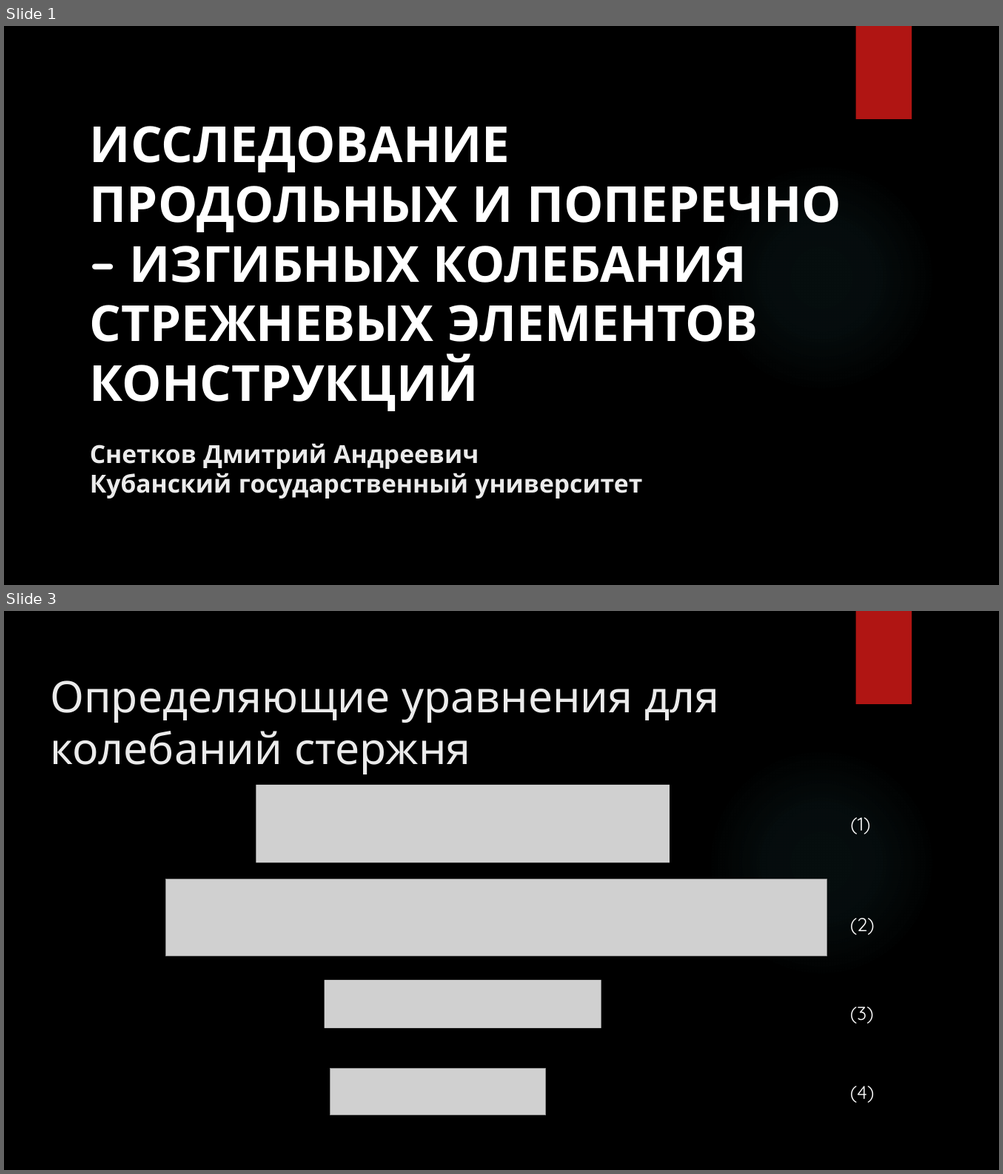
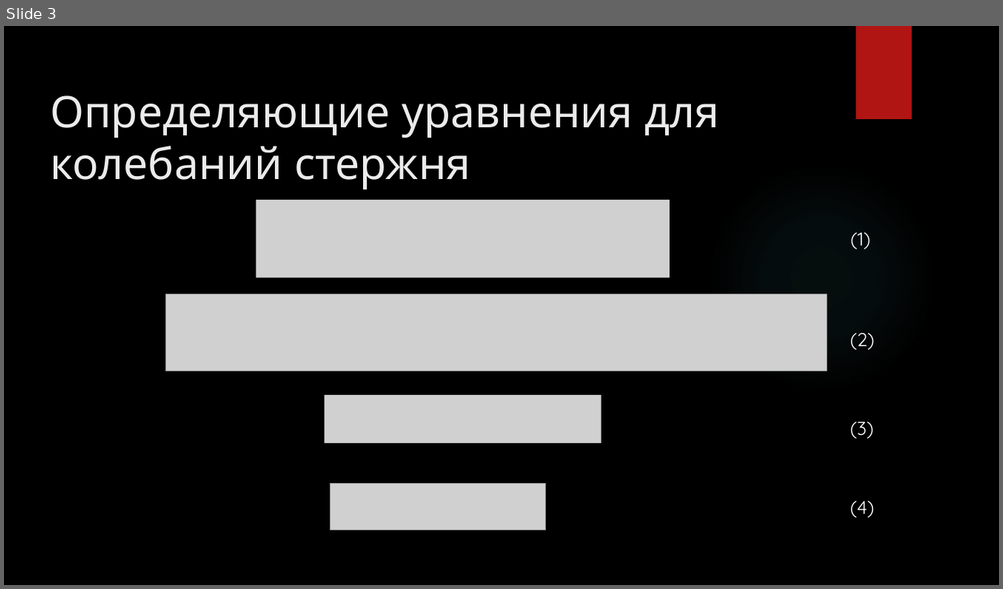
Before and after one commit to dimonFPM/diplom_mag, a slide deck: файлы/презентация/Курсовая_лето_2021_Снетков.pptx. Shown one above the other, each under a label of ours: slides 1 and 3 before the commit, slide 3 after it; the slides between them are not shown. The pictures are 1003x1174 and 1003x589 pixels, drawn with LibreOffice and Linux fonts; fonts in the diff are those of the drawing; grey boxes stand for pictures; background and template pictures are left out. Boxes give left, top, right and bottom in pixels: in the first picture for what was removed or moved away, otherwise in the second. Text is boxed around its words. In the diff, an @@ line names an element or a change of style, - is before the commit and + after.

```diff
--- a/файлы/презентация/Курсовая_лето_2021_Снетков.pptx
+++ b/файлы/презентация/Курсовая_лето_2021_Снетков.pptx
@@ slide 1 removed at (4,26,999,585), background picture (left out); not listed: 2 template elements that a slide beside it also shows @@
@@ text removed at (90,126,841,412) @@
-ИССЛЕДОВАНИЕ ПРОДОЛЬНЫХ И ПОПЕРЕЧНО – ИЗГИБНЫХ КОЛЕБАНИЯ СТРЕЖНЕВЫХ ЭЛЕМЕНТОВ КОНСТРУКЦИЙ
@@ text removed at (90,443,642,499) @@
-Снетков Дмитрий Андреевич
-Кубанский государственный университет
```
Also in this commit, not shown: 1 slide changed, 1 slide added, 2 other files.
